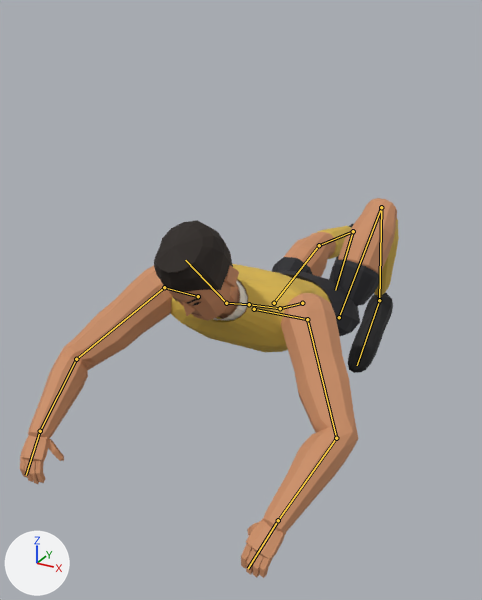
An edit to the Blender file assets/blender/7thbuild.blend, drawn before and after from the same camera.
Rendered twice from a 50 mm lens placed at (0.95, -2.76, 1.44), pointed at (-0.16, -0.74, 0.44). Every picture has the same lights, and +X, +Y and +Z are marked at lower left. The picture after the commit comes second. Both versions are drawn at frame 13 of the action 'smother_dive'; the numbers are the values there. The bones that change, and the others that lie on the model, are drawn over the model as lines.

Names of what the first picture shows: 'B7_Body', 'B7_Boots', 'B7_Guernsey', 'B7_Hair', 'B7_Shorts'.
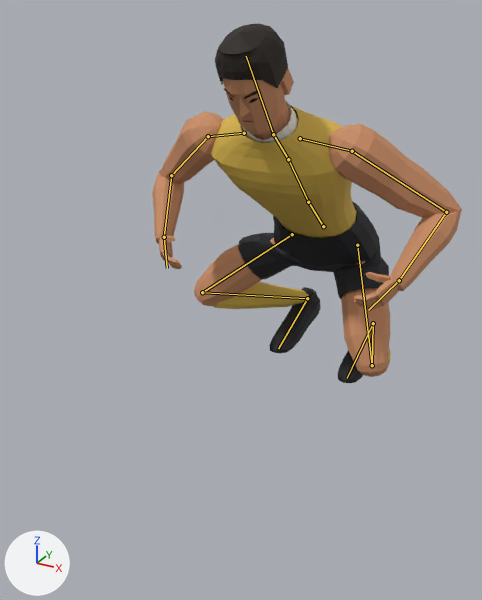
What the commit changed:
Bone 'pelvis' (bone_pelvis) moves from (0.015, -0.656, 0.68) to (0.01, -0.43, 0.451).
Bone 'pelvis' (bone_pelvis) turns from (63, 1, 1) to (40, 1, 0) degrees about its own x, y and z.
Bone 'spine1' (bone_spine1) turns from (6, 0, 0) to (7, 0, 0) degrees about its own x, y and z.
Bone 'spine2' (bone_spine2) turns from (0, 0, 0) to (4, 0, 0) degrees about its own x, y and z.
Bone 'head' (bone_head) turns from (-23, 0, 0) to (-14, 0, 0) degrees about its own x, y and z.
Bone 'upperarm.l' (bone_upperarm_l) turns from (58, -26, 45) to (12, -1, -6) degrees about its own x, y and z.
Bone 'lowerarm.l' (bone_lowerarm_l) turns from (29, -11, 39) to (80, 7, -17) degrees about its own x, y and z.
Bone 'upperarm.r' (bone_upperarm_r) turns from (58, 26, -45) to (12, 1, 6) degrees about its own x, y and z.
Bone 'lowerarm.r' (bone_lowerarm_r) turns from (29, 11, -39) to (80, -7, 17) degrees about its own x, y and z.
Bone 'iktarget.l' (bone_iktarget_l) moves from (0.0, -0.02, 0.13) to (0.0, -0.091, 0.044).
Bone 'iktarget.l' (bone_iktarget_l) turns from (30, 0, 0) to (12, 0, 0) degrees about its own x, y and z.
Bone 'ikpole.l' (bone_ikpole_l) moves from (0.0, 0.0, 0.0) to (-0.263, 0.223, -0.792).
Bone 'iktarget.r' (bone_iktarget_r) moves from (0.0, 0.487, 0.267) to (0.0, -0.097, 0.103).
Bone 'iktarget.r' (bone_iktarget_r) turns from (41, 0, 0) to (12, 0, 0) degrees about its own x, y and z.
Bone 'ikpole.r' (bone_ikpole_r) moves from (0.0, 0.0, 0.0) to (0.78, -0.097, -0.606).

Pixel boxes (x1, y1, x2, y2) of what changed, in the pictures (482 x 600 px):
'B7_Body', posed
    before: (20, 198, 399, 578)
    after: (152, 68, 462, 377)
'B7_Guernsey', posed (9% narrower, 55% taller)
    before: (171, 264, 331, 352)
    after: (211, 101, 356, 238)
'B7_Shorts', posed
    before: (272, 257, 381, 336)
    after: (238, 201, 389, 299)
'B7_Hair', posed (7% narrower, 11% shorter)
    before: (154, 220, 233, 304)
    after: (215, 24, 288, 99)
'B7_Boots', posed
    before: (329, 224, 393, 373)
    after: (269, 287, 363, 383)
bone 'pelvis', root to tip
    before: (302, 303) to (280, 308)
    after: (323, 226) to (308, 202)
bone 'spine1', root to tip
    before: (280, 308) to (249, 304)
    after: (308, 202) to (288, 159)
bone 'spine2', root to tip
    before: (249, 304) to (226, 303)
    after: (288, 159) to (273, 134)
bone 'head', root to tip
    before: (226, 303) to (185, 260)
    after: (273, 134) to (246, 56)
bone 'upperarm.l', root to tip
    before: (307, 319) to (336, 438)
    after: (352, 151) to (446, 212)
bone 'lowerarm.l', root to tip
    before: (336, 438) to (278, 520)
    after: (446, 212) to (399, 280)
bone 'upperarm.r', root to tip
    before: (164, 287) to (76, 359)
    after: (208, 136) to (171, 175)
bone 'lowerarm.r', root to tip
    before: (76, 359) to (40, 431)
    after: (171, 175) to (164, 237)
